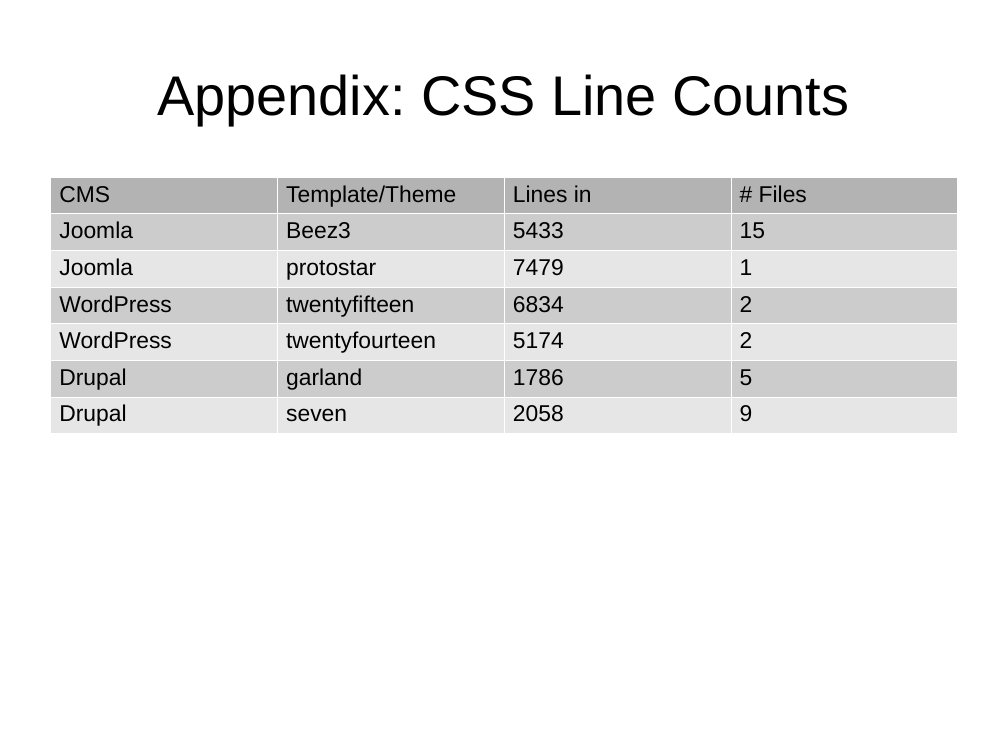
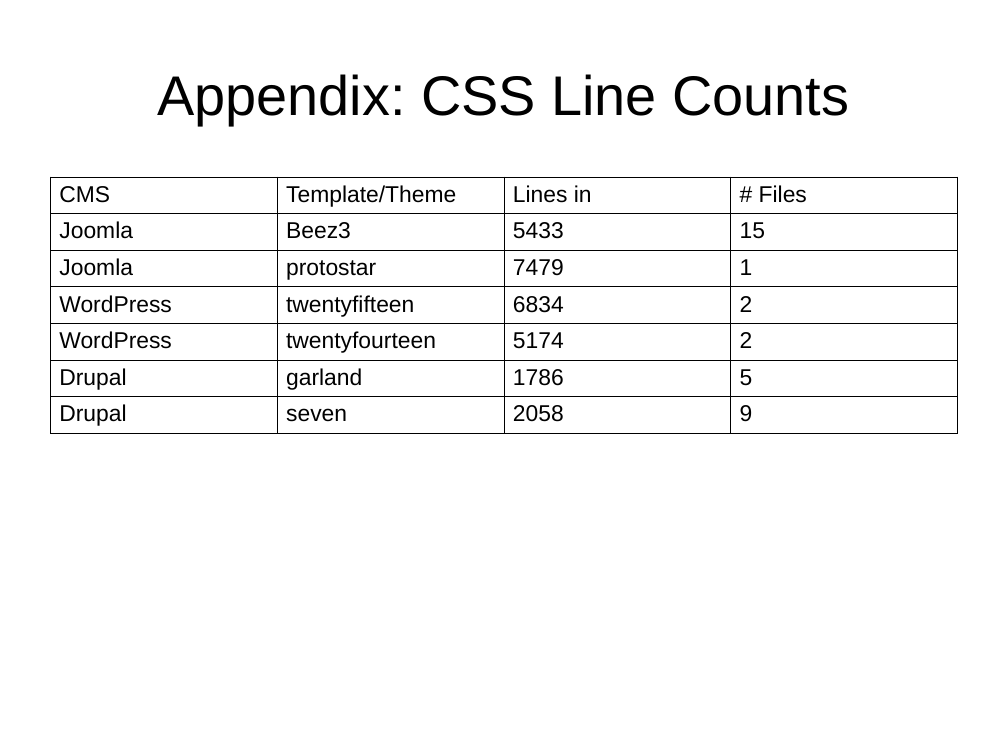
Before and after one commit to tomwhartung/jmws_accoutrements, a slide deck: slide 17 of presentations/2015_09-Joomla/Device_Detection-In_Protostar_and_Beez3.odp (slide 12 before the commit). Drawn at 1008x756 pixels with LibreOffice and Linux fonts; fonts in the diff are those of the drawing. Boxes give left, top, right and bottom in pixels: in the first picture for what was removed or moved away, otherwise in the second. Text is boxed around its words. In the diff, an @@ line names an element or a change of style, - is before the commit and + after.

```diff
--- a/presentations/2015_09-Joomla/Device_Detection-In_Protostar_and_Beez3.odp
+++ b/presentations/2015_09-Joomla/Device_Detection-In_Protostar_and_Beez3.odp
@@ table at (50,177,958,430) @@
@@ fill #B3B3B3 to none in row 1 @@
@@ fill #CCCCCC to none in 12 cells @@
@@ fill #E6E6E6 to none in 12 cells @@
@@ borders changed @@
```
Also in this commit, not shown: 1 other slide changed, 5 slides added.
